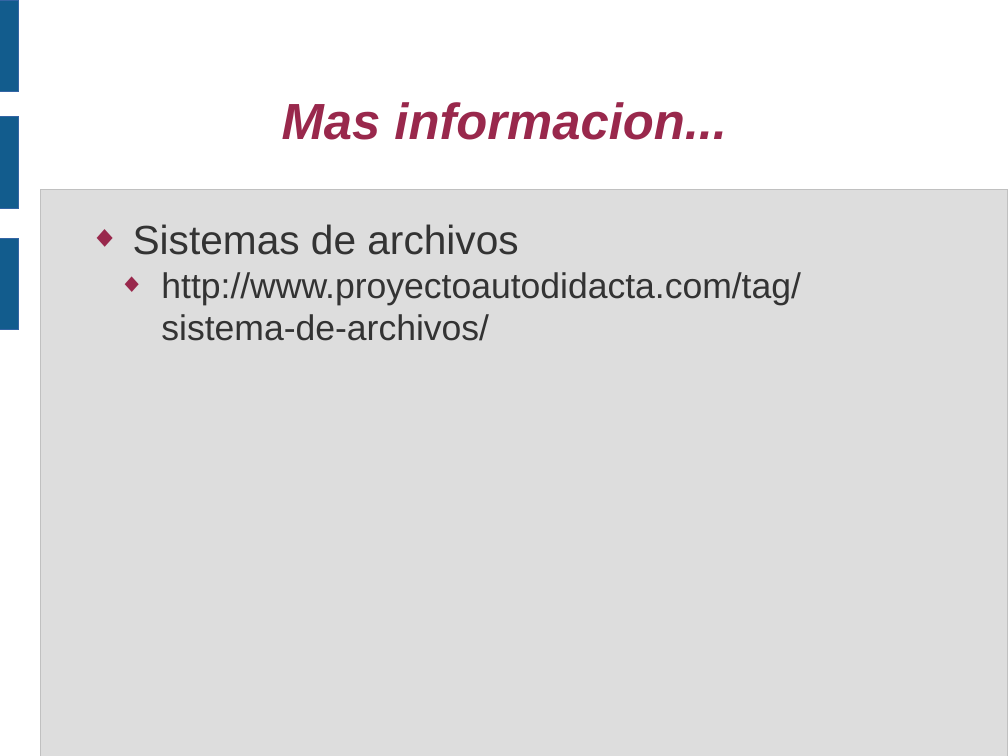
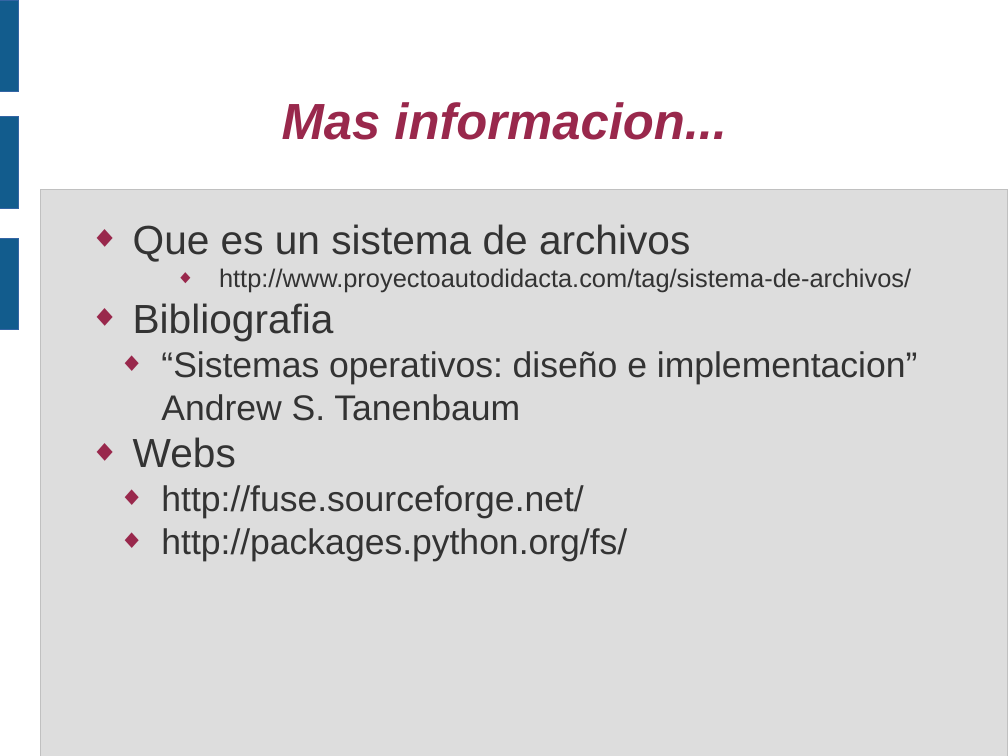
Before and after one commit to piranna/PirannaFS, a slide deck: slide 17 of doc/Presentacion V CUSL/PirannaFS.odp (slide 6 before the commit). Drawn at 1008x756 pixels with LibreOffice and Linux fonts; fonts in the diff are those of the drawing. Boxes give left, top, right and bottom in pixels: in the first picture for what was removed or moved away, otherwise in the second. Text is boxed around its words. In the diff, an @@ line names an element or a change of style, - is before the commit and + after.

Commit message:
Finished presentation

```diff
--- a/doc/Presentacion V CUSL/PirannaFS.odp
+++ b/doc/Presentacion V CUSL/PirannaFS.odp
@@ text at (x1=133, y1=224, x2=690, y2=262): text changed @@
-◆ Sistemas de archivos
+◆ Que es un sistema de archivos
@@ text at (x1=219, y1=268, x2=911, y2=293): size 28 to 20 pt in "http://www.proyectoautodidacta.com/tag/sistema-de-archivos/"; list level 2 to 4 in "http://www.proyectoautodidacta.com/tag/sistema-de-archivos/" @@
@@ text at (x1=133, y1=303, x2=918, y2=561): paragraphs added @@
+◆ Bibliografia
+  ◆ “Sistemas operativos: diseño e implementacion” Andrew S. Tanenbaum
+◆ Webs
+  ◆ http://fuse.sourceforge.net/
+  ◆ http://packages.python.org/fs/
```
Also in this commit, not shown: 2 other slides changed, 12 slides added.
